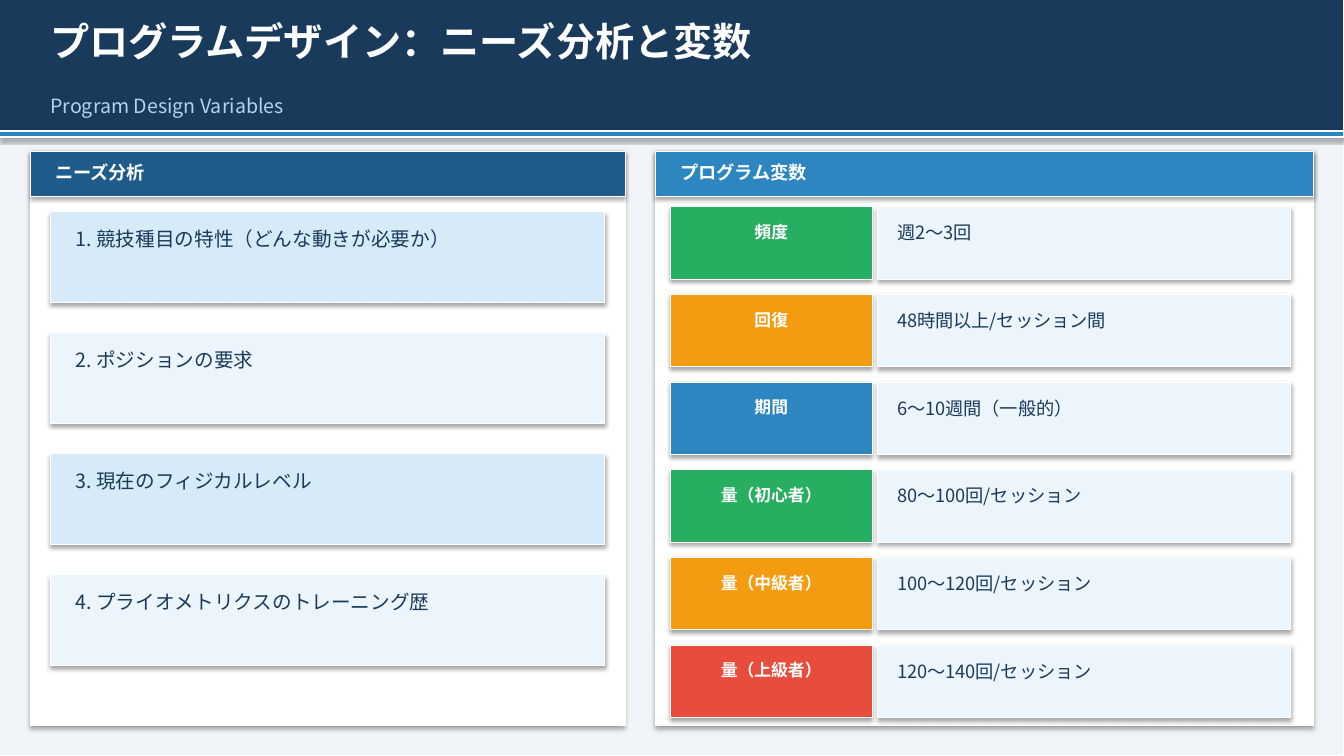
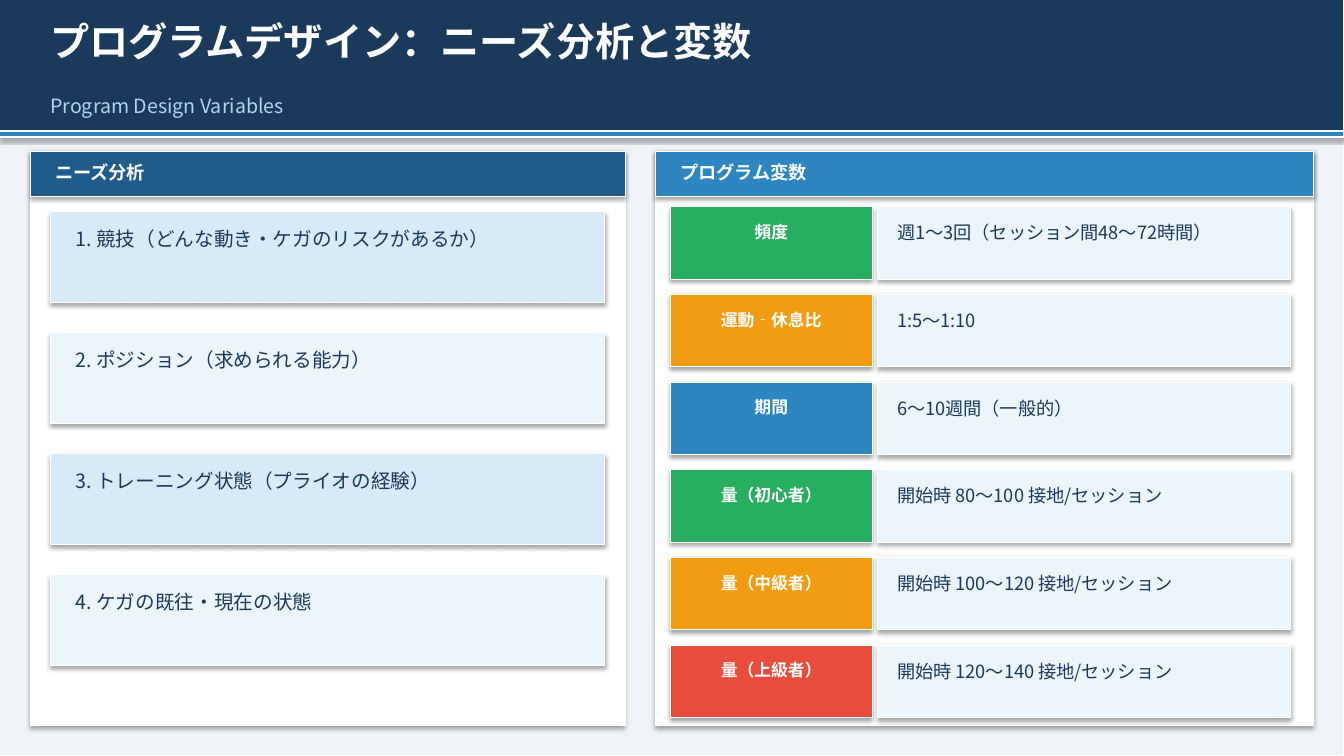
Before and after one commit to nagata2004-hub/sports-trainer-site, a slide deck: slide 6 of plyometrics/⑤プライオメトリクス講義スライド.pptx. Drawn at 1344x756 pixels with LibreOffice and Linux fonts; fonts in the diff are those of the drawing. Boxes give left, top, right and bottom in pixels: in the first picture for what was removed or moved away, otherwise in the second. Text is boxed around its words. In the diff, an @@ line names an element or a change of style, - is before the commit and + after.

```diff
--- a/plyometrics/⑤プライオメトリクス講義スライド.pptx
+++ b/plyometrics/⑤プライオメトリクス講義スライド.pptx
@@ text at (75,229,489,248): text changed @@
-1. 競技種目の特性（どんな動きが必要か）
+1. 競技（どんな動き・ケガのリスクがあるか）
@@ text at (897,223,1212,241): text changed @@
-週2〜3回
+週1〜3回（セッション間48〜72時間）
@@ text at (721,311,822,328): text changed @@
-回復
+運動‐休息比
@@ text at (897,313,976,328): text changed @@
-48時間以上/セッション間
+1:5〜1:10
@@ text at (75,350,371,369): text changed @@
-2. ポジションの要求
+2. ポジション（求められる能力）
@@ text at (75,471,430,490): text changed @@
-3. 現在のフィジカルレベル
+3. トレーニング状態（プライオの経験）
@@ text at (897,486,1162,505): text changed @@
-80〜100回/セッション
+開始時 80〜100 接地/セッション
@@ text at (75,592,312,611): text changed @@
-4. プライオメトリクスのトレーニング歴
+4. ケガの既往・現在の状態
@@ text at (897,574,1172,593): text changed @@
-100〜120回/セッション
+開始時 100〜120 接地/セッション
@@ text at (897,662,1172,681): text changed @@
-120〜140回/セッション
+開始時 120〜140 接地/セッション
```
Also in this commit, not shown: 19 other slides changed, 4 other files.
